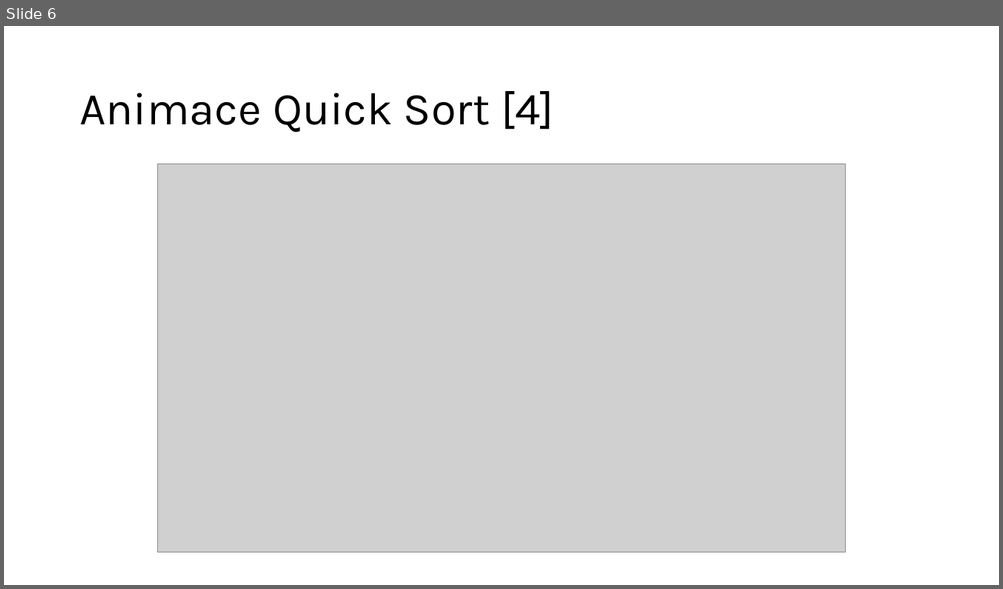
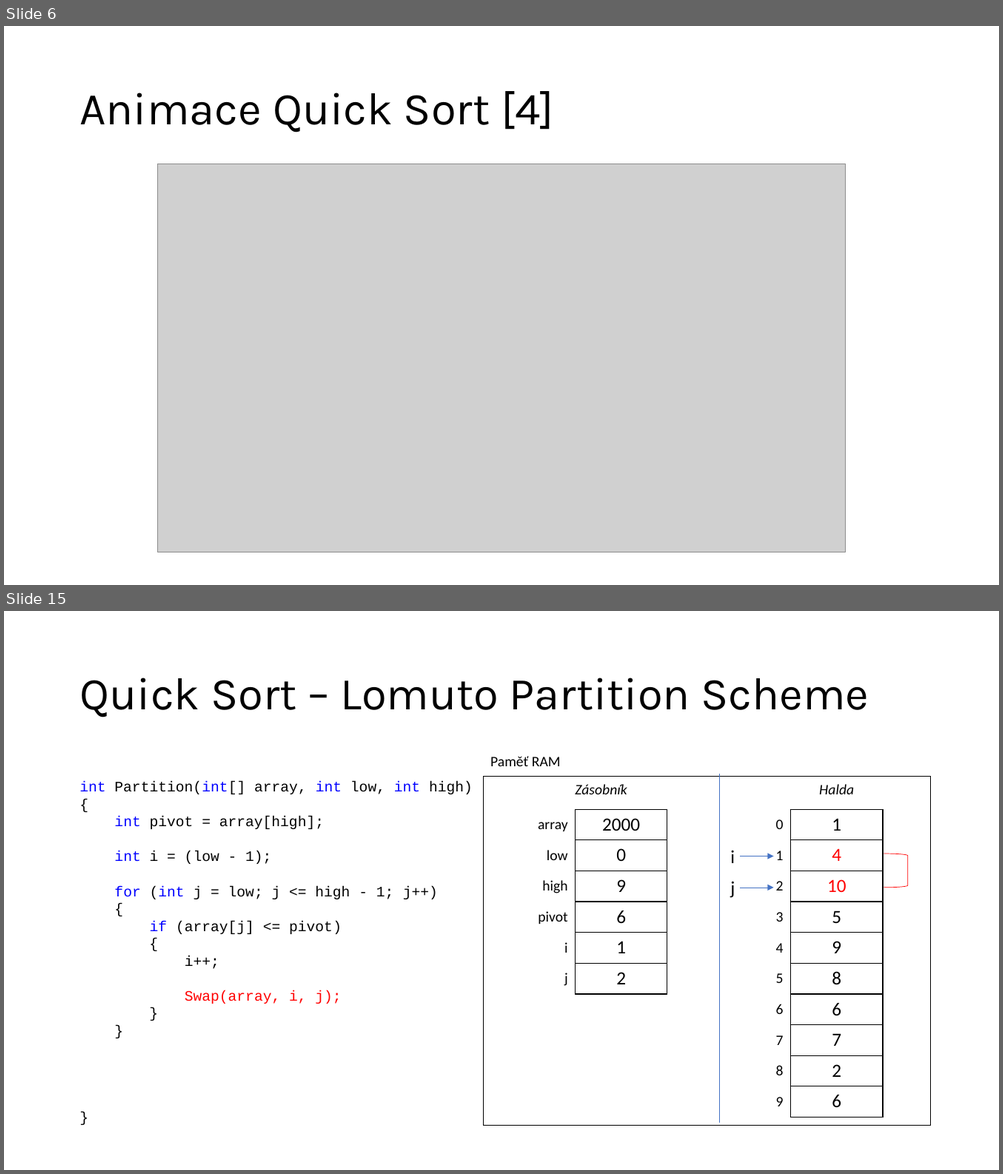
Before and after one commit to ekral/FAI, a slide deck: PA/seminar/Prezentace_seminar_ZAP_8_quick_sort.pptx. Shown one above the other, each under a label of ours: slide 6 before the commit, slides 6 and 15 after it; the slides between them are not shown. The pictures are 1003x589 and 1003x1174 pixels, drawn with LibreOffice and Linux fonts; fonts in the diff are those of the drawing; grey boxes stand for pictures. Boxes give left, top, right and bottom in pixels: in the first picture for what was removed or moved away, otherwise in the second. Text is boxed around its words. In the diff, an @@ line names an element or a change of style, - is before the commit and + after.

Commit message:
Lomuto partition scheme

```diff
--- a/PA/seminar/Prezentace_seminar_ZAP_8_quick_sort.pptx
+++ b/PA/seminar/Prezentace_seminar_ZAP_8_quick_sort.pptx
@@ slide 15 added at [4, 611, 999, 1170], background #FFFFFF @@
@@ title added at [79, 678, 869, 718], 44 pt, text #000000 @@
+Quick Sort – Lomuto Partition Scheme
@@ text added at [490, 756, 560, 766], 14 pt, text #000000 @@
+Paměť RAM
@@ text added at [79, 782, 472, 1004], 14 pt, text #000000 @@
+int Partition(int[] array, int low, int high)
+{
+int pivot = array[high];
+int i = (low - 1);
+for (int j = low; j <= high - 1; j++)
+{
+if (array[j] <= pivot)
+{
+i++;
+Swap(array, i, j);
+}
+}
+}
@@ rectangle added at [483, 777, 930, 1126], fill #FFFFFF, outline #000000 1 pt @@
@@ text added at [575, 784, 626, 795], 14 pt, text #000000, italic @@
+Zásobník
@@ line added from (719, 1124) to (719, 775), #4472C4 0.5 pt @@
@@ text added at [819, 784, 854, 795], 14 pt, text #000000, italic @@
+Halda
@@ table added at [502, 809, 667, 994], 6 rows, 2 columns @@
+array | 2000
+low | 0
+high | 9
+pivot | 6
+i | 1
+j | 2
@@ table added at [766, 809, 882, 1118], 10 rows, 2 columns @@
+0 | 1
+1 | 4
+2 | 10
+3 | 5
+4 | 9
+5 | 8
+6 | 6
+7 | 7
+8 | 2
+9 | 6
@@ text added at [730, 850, 734, 863], 18 pt, text #000000 @@
+i
@@ right bracket added at [884, 854, 908, 887], outline #FF0000 0.5 pt @@
@@ arrow added from (740, 857) to (774, 857), #4472C4 0.5 pt @@
@@ text added at [730, 881, 734, 898], 18 pt, text #000000 @@
+j
@@ arrow added from (740, 888) to (774, 888), #4472C4 0.5 pt @@
```
Also in this commit, not shown: 5 slides changed, 19 other slides added.
